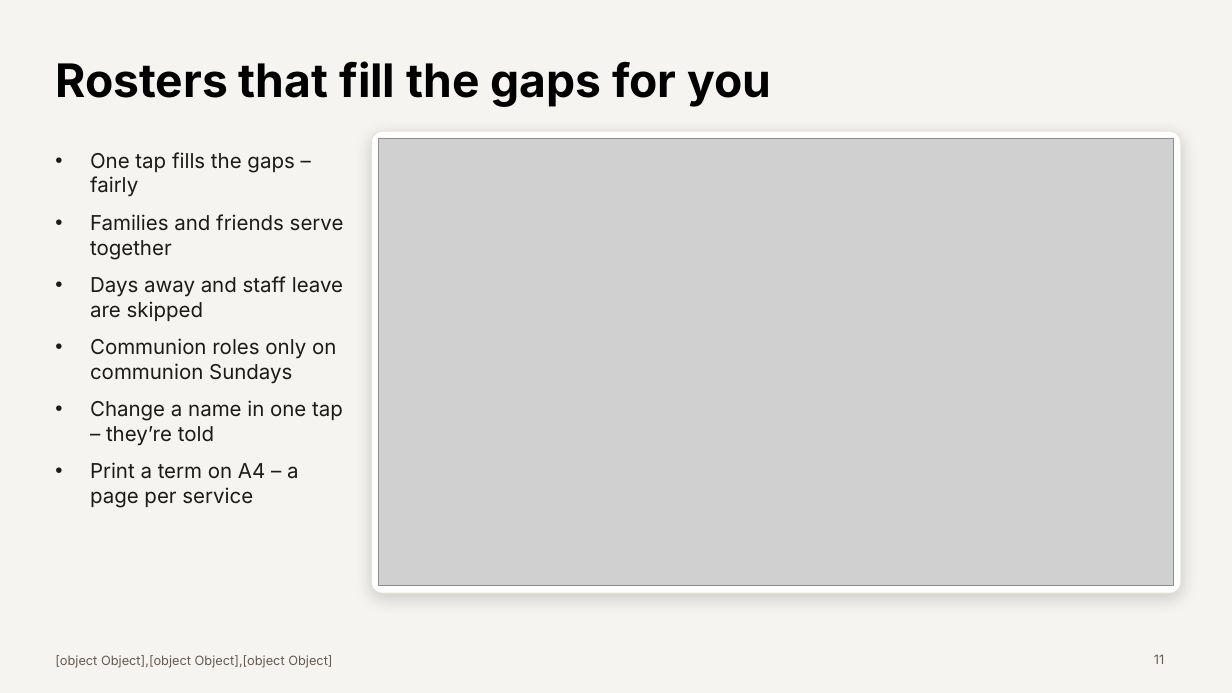
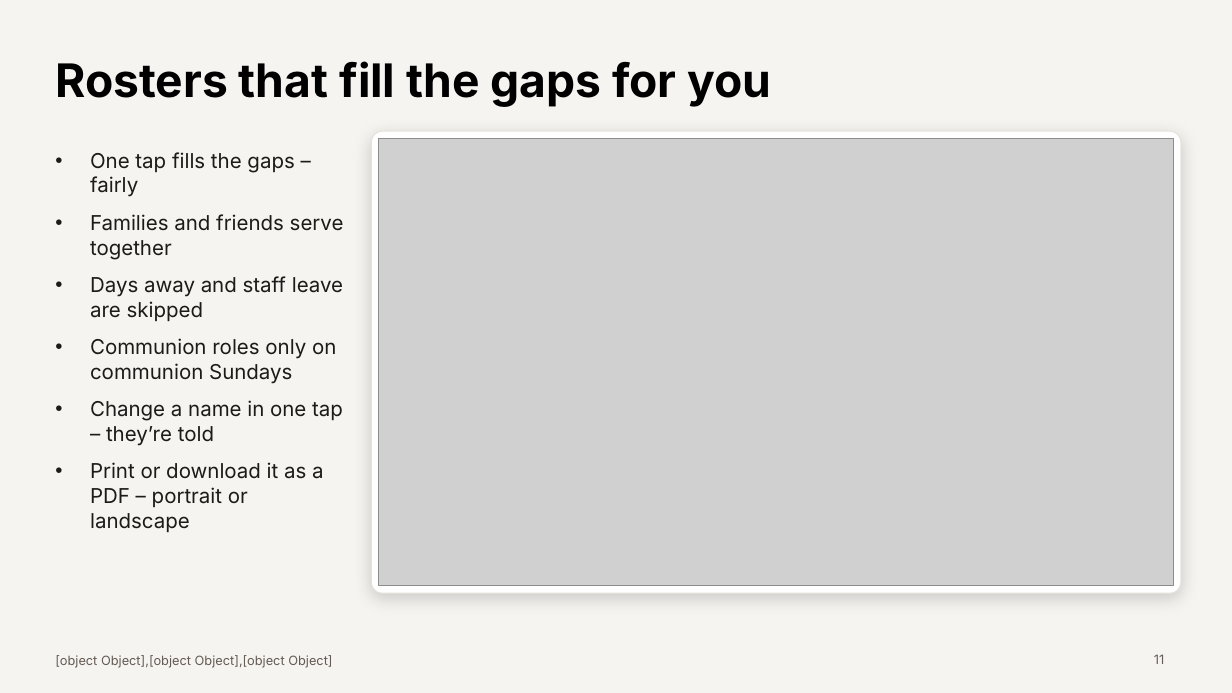
Before and after one commit to pian1966/church-hub, a slide deck: slide 11 of docs/presentation/church-and-trellis-presentation.pptx. Drawn at 1232x693 pixels with LibreOffice and Linux fonts; fonts in the diff are those of the drawing; grey boxes stand for pictures. Boxes give left, top, right and bottom in pixels: in the first picture for what was removed or moved away, otherwise in the second. Text is boxed around its words. In the diff, an @@ line names an element or a change of style, - is before the commit and + after.

```diff
--- a/docs/presentation/church-and-trellis-presentation.pptx
+++ b/docs/presentation/church-and-trellis-presentation.pptx
@@ text at <box>90,462,324,532</box>: text changed @@
-• Print a term on A4 – a page per service
+• Print or download it as a PDF – portrait or landscape
```
Also in this commit, not shown: 1 other slide changed, 30 other files.
